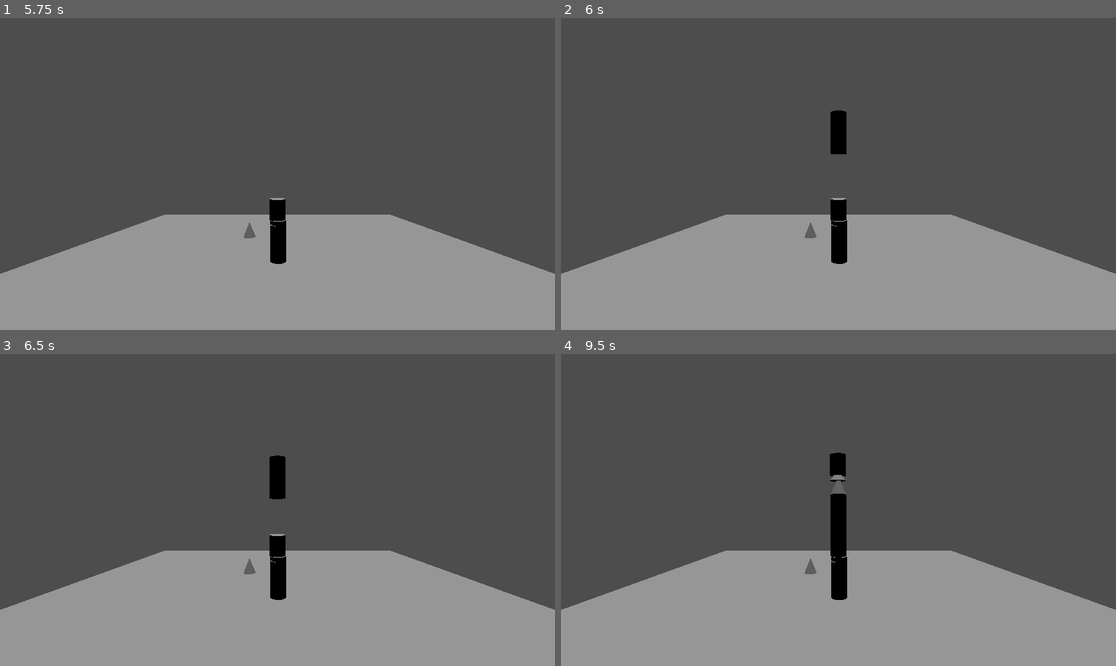
Above: before the commit, frames 1-4 (two rows, left to right).
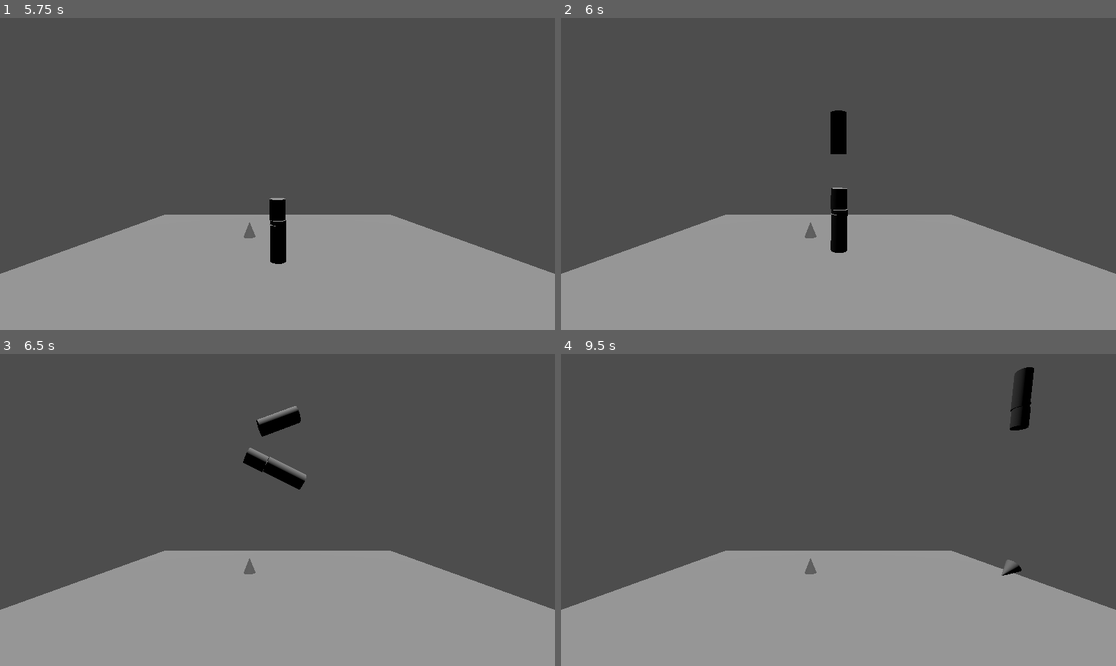
Above: after the commit, the same moments.

Repository: lukeychen6-ship-it/modular-parts-test
Game: Godot game, scene res://RocketBuilder.tscn
The game is run twice, just before and just after one commit, with the same random seed, the same clock (stepped at 60 frames per second) and the same inputs.
Inputs (mouse positions are in pixels of both pictures, inside the frame that each line leads up to):
- Up to frame 1 (5.75 s): tap Enter at 0.5, 2 s; move the mouse to (399, 158) at 0.52 s; hold Space (thrust) 0.53-1.28 s; hold L (launch) 0.53-1.28 s; click (399, 158) at 0.67 s; move the mouse to (166, 189) at 1.27 s; tap L (launch) at 1.35, 2.3, 3.05, 3.8, 4.35 s; click (166, 189) at 1.42 s; move the mouse to (333, 105) at 2.02 s; hold 1 (select_1) 2.03-2.78 s; hold Space (thrust) 2.03-3.53 s; click (333, 105) at 2.17 s; move the mouse to (249, 236) at 2.77 s; tap 2 (select_2) at 2.85 s; click (249, 236) at 2.92 s; move the mouse to (444, 220) at 3.52 s; hold 3 (select_3) 3.53-4.28 s; click (444, 220) at 3.67 s; move the mouse to (111, 127) at 4.27 s; click (111, 127) at 4.42 s; move the mouse to (305, 174) at 5.02 s; hold L (launch) from 5.03 s (still down); click (305, 174) at 5.17 s
- Up to frame 2 (6 s): move the mouse to (755, 96) at 5.77 s; release L (launch) at 5.78 s; hold Space (thrust) from 5.78 s (still down); tap 1 (select_1) at 5.85 s; click (755, 96) at 5.92 s
- Up to frame 3 (6.5 s): keep holding Space (thrust); tap L (launch) at 6.05 s
- Up to frame 4 (9.5 s): move the mouse to (960, 494) at 6.52 s; hold 2 (select_2) 6.53-7.28 s; click (960, 494) at 6.67 s; tap L (launch) at 6.8, 7.55, 8.85 s; move the mouse to (727, 525) at 7.27 s; tap 3 (select_3) at 7.35 s; click (727, 525) at 7.42 s; move the mouse to (894, 441) at 8.02 s; release Space (thrust) at 8.03 s; hold L (launch) 8.03-8.78 s; click (894, 441) at 8.17 s; move the mouse to (810, 572) at 8.77 s; click (810, 572) at 8.92 s

Frame 1 is identical in both runs. In frame 2, 0.2% of the frame differs, in the area x 48-52%, y 54-79%; in frame 3, 1.7%; in frame 4, 2.0%, in the area x 48-86%, y 4-79%.

Commit message:
Release 6/16

Diff:
--- a/build_manager.gd
+++ b/build_manager.gd
@@ -153,6 +153,11 @@
 	# Register with RocketController
 	if assembly_manager.controller:
 		assembly_manager.controller.parts.append(new_part)
+		for child in new_part.get_children():
+			if child.has_method("apply_thrust"):
+				assembly_manager.controller.engines.append(new_part)
+				print("Engine registered: ", new_part.name)
+				break
 
 	if snapped_to_port:
 		occupied_ports.append(snapped_to_port)
--- a/rocket_controller.gd
+++ b/rocket_controller.gd
@@ -68,6 +68,8 @@
 				break
 
 func launch_rocket() -> void:
+	print("Parts count: ", parts.size())
+	print("Engines count: ", engines.size())
 	is_launched = true
 	print("=== ROCKET LAUNCHED - Creating joints ===")
 
